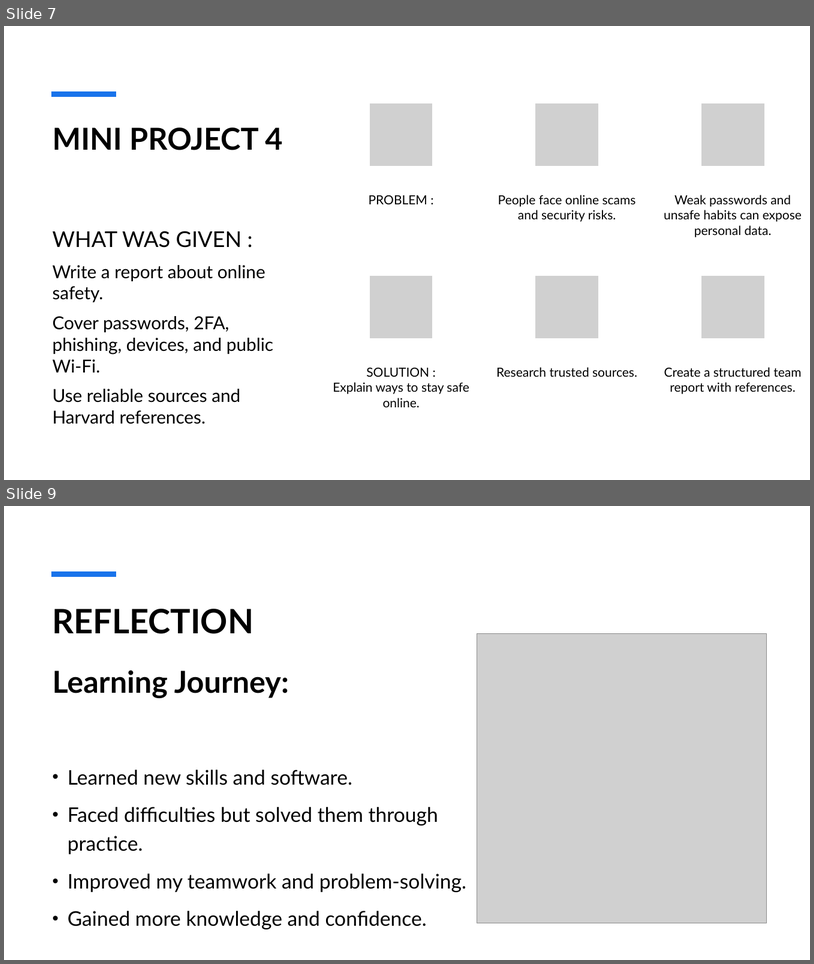
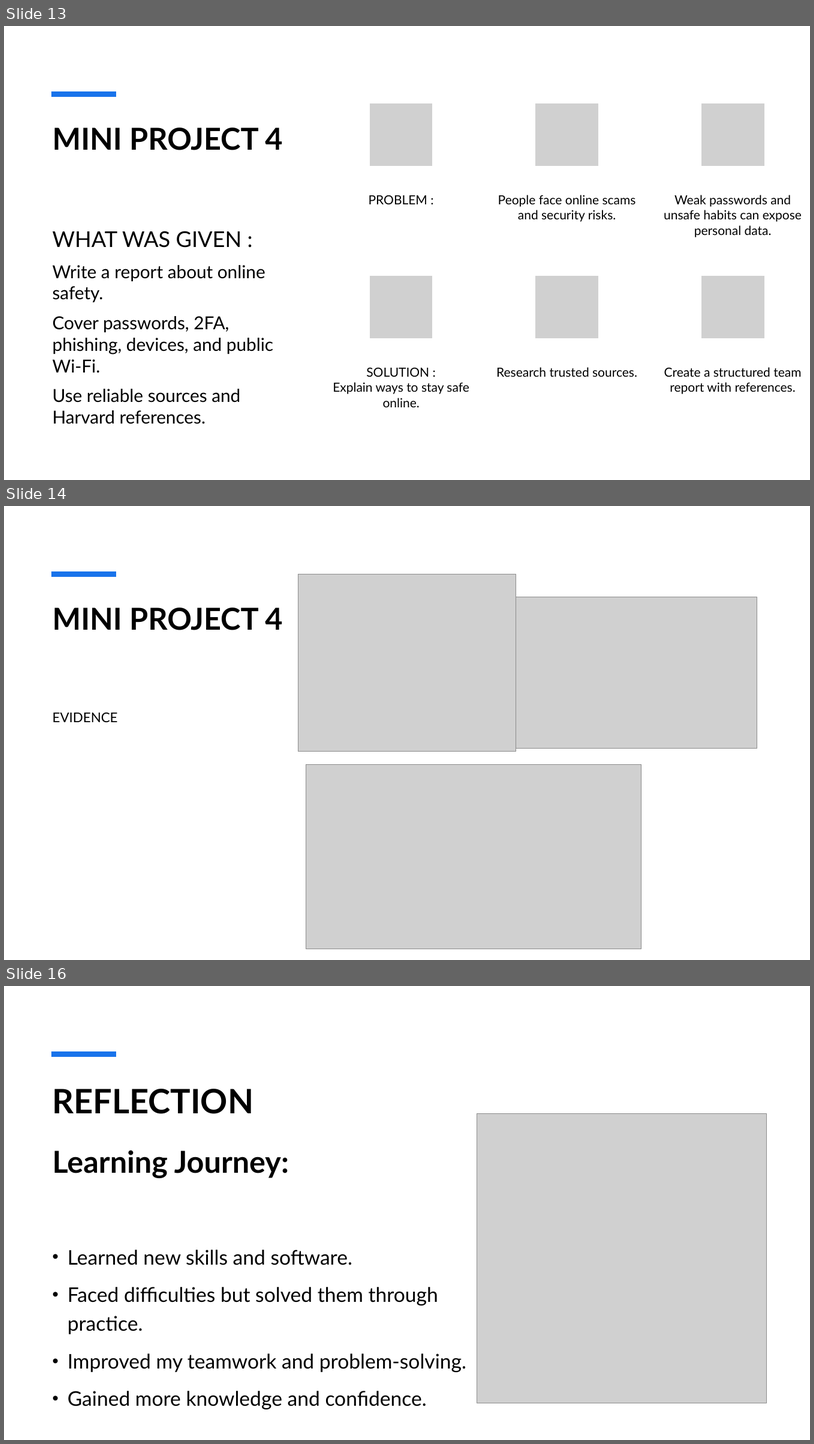
Before and after one commit to samlolenga/COM4401-2026-AS36-3A, a slide deck: 05_Team_Presentation(Viva)/05_Contribution/TEAM PRESENTION.pptx. Shown one above the other, each under a label of ours: slides 7 and 9 before the commit, slides 13, 14 and 16 after it; the slides between them are not shown. The pictures are 814x964 and 814x1444 pixels, drawn with LibreOffice and Linux fonts; fonts in the diff are those of the drawing; grey boxes stand for pictures. Boxes give left, top, right and bottom in pixels: in the first picture for what was removed or moved away, otherwise in the second. Text is boxed around its words. In the diff, an @@ line names an element or a change of style, - is before the commit and + after.

```diff
--- a/05_Team_Presentation(Viva)/05_Contribution/TEAM PRESENTION.pptx
+++ b/05_Team_Presentation(Viva)/05_Contribution/TEAM PRESENTION.pptx
@@ slide 14 added at box(4, 506, 810, 960), background #FFFFFF; not listed: 1 template element that a slide beside it also shows @@
@@ picture added at box(299, 574, 516, 751) @@
@@ title added at box(53, 607, 282, 630), 36 pt, text #000000, bold @@
+MINI PROJECT 4
@@ picture added at box(516, 597, 758, 748) @@
@@ text added at box(53, 712, 118, 722), 16 pt, text #000000 @@
+EVIDENCE
@@ picture added at box(306, 765, 642, 949) @@
@@ what was slide 7 is now slide 13 @@
@@ what was slide 9 is now slide 16 @@
```
Also in this commit, not shown: 1 slide changed, 6 other slides added.
